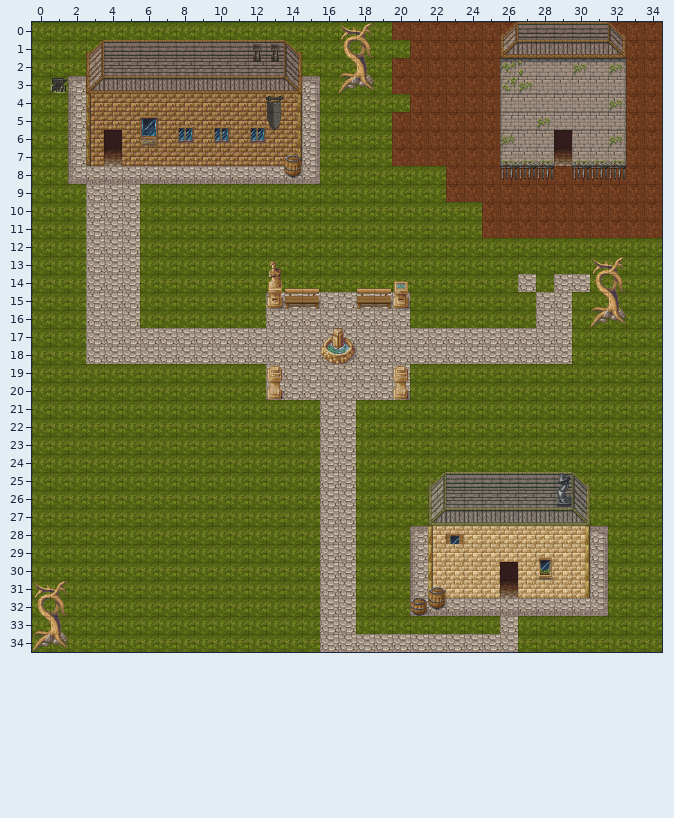
Two states of a Tiled map, A-Tale-of-Heros-Project/android/assets/maps/TownMapDetailed.tmx. The picture above was drawn from the file before the commit.
Cells are 32x32 px. Shown: x 0..34, y 0..34.
After:
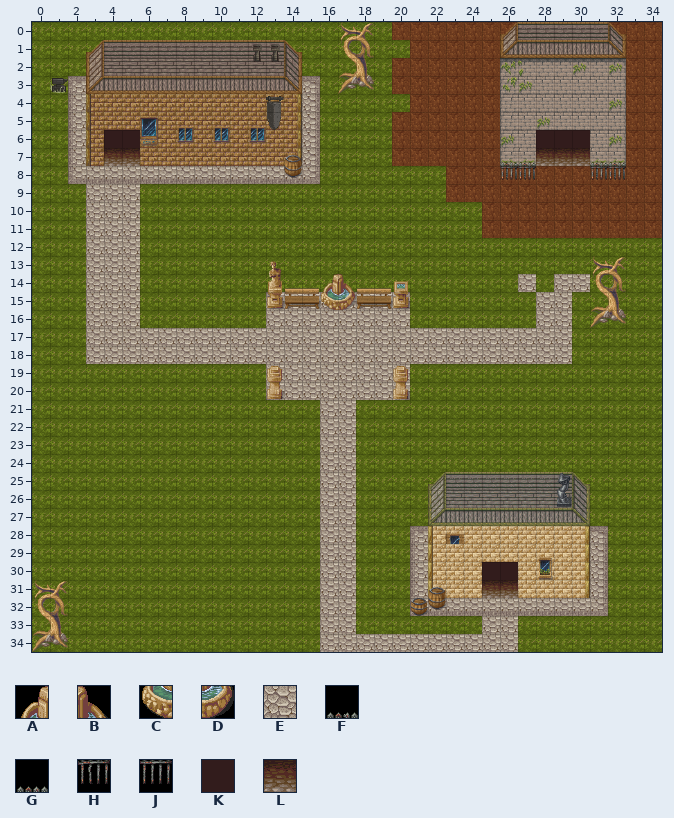
Key: from "UnitedTiles": A 22, B 23, C 30, D 31, E 81, F 314, G 315, H 322, J 323, K 326, L 334.
_ is an empty cell.
Difference:
Layer "Roads":
y 33: x 25 _ -> E
Layer "BuildingDecorations":
y 6: x 5 _ -> K; x 28 _ -> K; x 30 _ -> K
y 7: x 5 _ -> L; x 28 G -> L; x 30 F -> L
y 8: x 28 J -> _; x 30 H -> _
y 30: x 25 _ -> K
y 31: x 25 _ -> L
Layer "GeneralDecorationAndPlants":
y 14: x 16..17 __ -> AB
y 15: x 16..17 __ -> CD
y 17: x 16..17 AB -> __
y 18: x 16..17 CD -> __
Where, in picture pixels (left, top, right, bottom), the same in both pictures:
added: (122, 130, 140, 166)
changed: (536, 130, 554, 180)
changed: (572, 130, 590, 180)
added: (321, 274, 356, 310)
removed: (321, 328, 356, 364)
added: (482, 562, 500, 598)
added: (482, 616, 500, 634)
